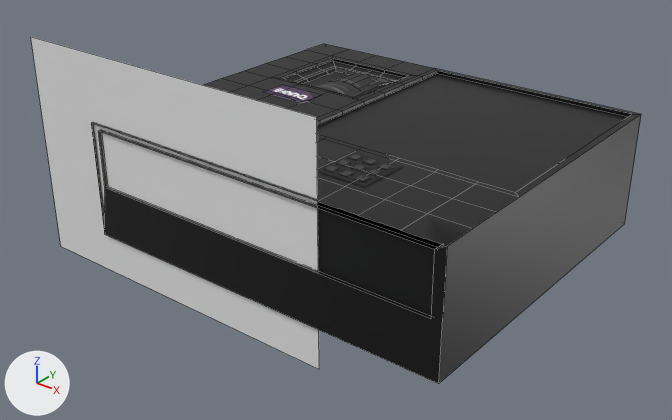
Renders of the FBX model Assets/Resources/model assets/Paket Multimedia/proyektor 100k.fbx from each side of a commit.
Before and after are seen from a 50 mm lens placed at (1.89, -2.35, 3.0), pointed at (0.07, -0.07, 1.59). The axes (+X, +Y, +Z) are drawn at lower left. The lights are the same throughout. Mesh edges are drawn as thin lines on the coarser meshes. Where no turn or scale is listed for an object, it has been applied to the vertices.
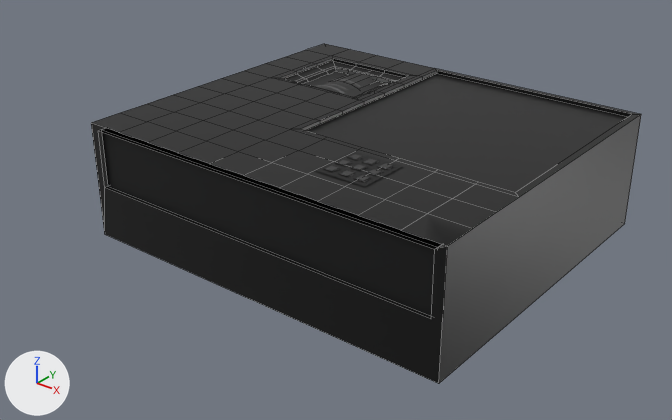
Edits to the bpy script that builds the scene:
```text
Remove ob_benq_logo:
    ob_benq_logo = bpy.data.objects.new('benq-logo', me_benq_logo_002)
    ob_benq_logo.location = (-0.186, 0.007, 1.936)
Remove ob_11111:
    ob_11111 = bpy.data.objects.new('11111', me_11111_001)
    ob_11111.location = (-0.186, -0.601, 1.768)
```

Pixel boxes [x1, y1, x2, y2] of what changed, in the pictures (672 x 420 px):
'11111', deleted
    before: [31, 37, 319, 369]
'benq-logo', deleted
    before: [274, 88, 308, 100]
'Cube.003', unchanged, uncovered by the edit
    before: [318, 202, 441, 316]
    after: [102, 128, 441, 316]
